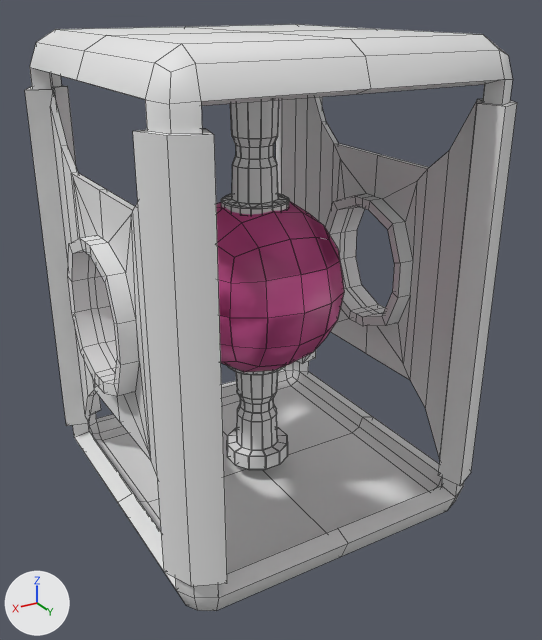
Renders of the FBX model Assets/Meshes/Stock/PowerCore_Frame.fbx from each side of a commit.
Rendered twice from a camera (50 mm lens) standing at (0.516, 0.904, 0.388) and looking at (-0.008, 0.03, -0.049). Lighting does not change. The marker at lower left points along +X, +Y and +Z. Mesh edges are drawn as thin lines. Where no turn or scale is listed for an object, it has been applied to the vertices. Vertices at the same position are counted once.

Names of what the first picture shows: 'PowerCore_Frame'.
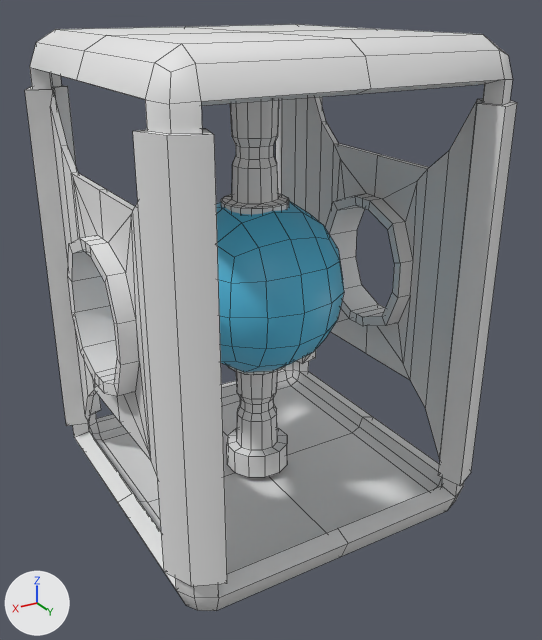
The newer file is also rescaled (x1.5) as a whole; pictures and numbers use the older file's frame.

Where the change shows, as pixel boxes (x1, y1, x2, y2) in the pictures (542 x 640 px):
part 1 of me_cube_057, cut back: before (72, 100, 386, 470); after (227, 445, 287, 477)
part 2 of me_cube_057, recoloured: before (217, 208, 343, 320); after (216, 201, 344, 372)

The change, as a diff of the scene's bpy script:
```diff
--- a/Assets/Meshes/Stock/PowerCore_Frame.fbx.py
+++ b/Assets/Meshes/Stock/PowerCore_Frame.fbx.py
@@ mat_2 @@
+mat_2 = principled_material('2')
+mat_2.base_color = (0.0922, 0.542, 0.8)  # cyan #56c2e7
@@ me_cube_057 @@
 # used by ob_powercore_frame; location = (0.0, 0.0, 0.0)
-me_cube_057.from_pydata(...)  # 2266 vertices, 2432 faces; spans x -0.251..0.251, y -0.261..0.261, z -0.347..0.347
+me_cube_057.from_pydata(...)  # 952 vertices, 952 faces; spans x -0.251..0.251, y -0.261..0.261, z -0.347..0.347
+# me_cube_057 part 1: 1338 vertices removed from x -0.224..0.224, y -0.121..0.121, z -0.292..0.292; 24 vertices added at x -0.048..0.049, y -0.048..0.049, z -0.307..0.307
+# me_cube_057 part 2: 96 faces spanning x -0.131..0.131, y -0.131..0.131, z -0.131..0.131 switch from mat_3 (pink #e75da7) to mat_2 (cyan #56c2e7)
 me_cube_057.materials.append(mat_uv)
```
